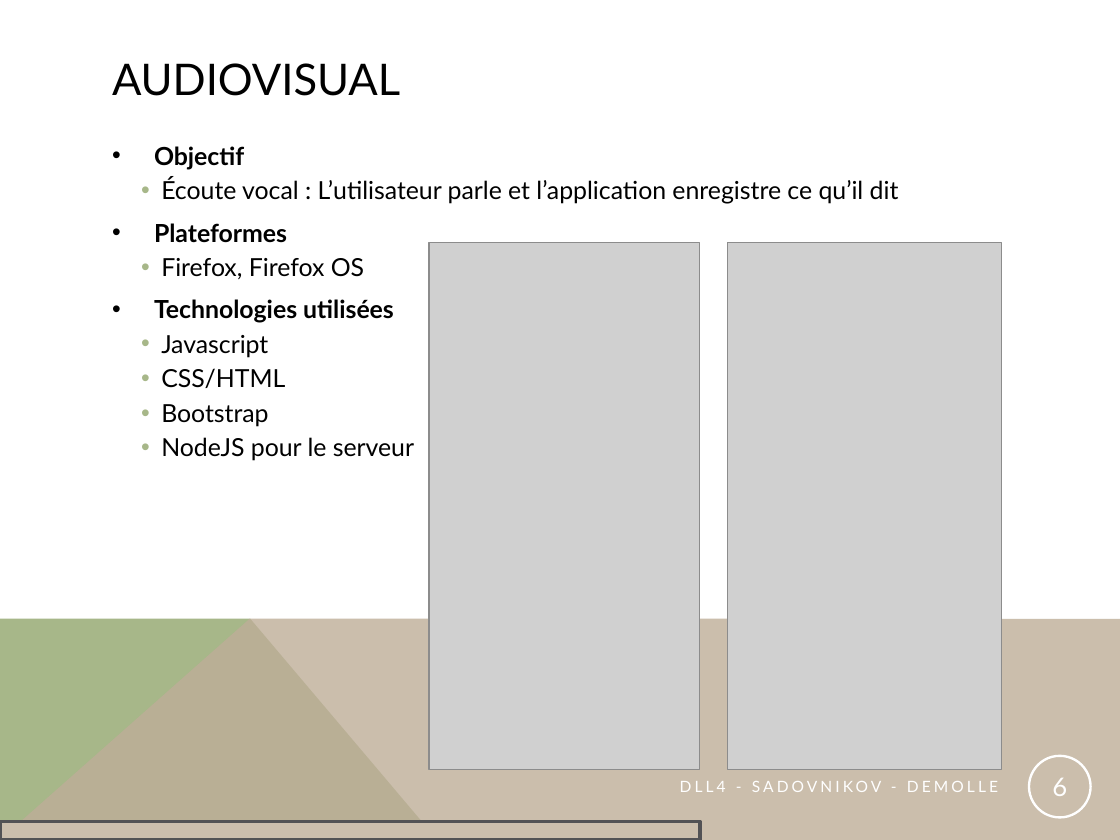
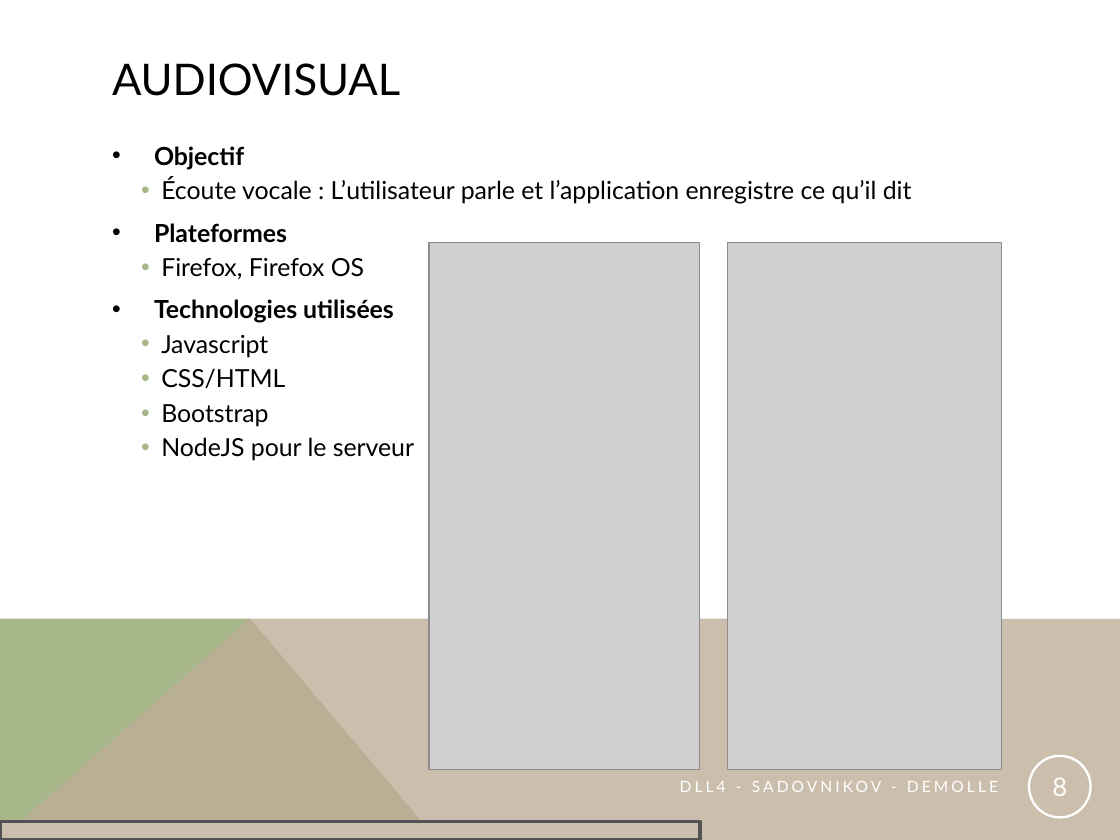
Before and after one commit to mikaSez/DLL4-VoiceInputFOS, a slide deck: slide 8 of DLL4_M2A_SADOVNIKOV_DEMOLLE.pptm (slide 6 before the commit). Drawn at 1120x840 pixels with LibreOffice and Linux fonts; fonts in the diff are those of the drawing; grey boxes stand for pictures. Boxes give left, top, right and bottom in pixels: in the first picture for what was removed or moved away, otherwise in the second. Text is boxed around its words. In the diff, an @@ line names an element or a change of style, - is before the commit and + after.

```diff
--- a/DLL4_M2A_SADOVNIKOV_DEMOLLE.pptm
+++ b/DLL4_M2A_SADOVNIKOV_DEMOLLE.pptm
@@ text at box(161, 178, 912, 204): text changed @@
-    • Écoute vocal : L’utilisateur parle et l’application enregistre ce qu’il dit
+    • Écoute vocale : L’utilisateur parle et l’application enregistre ce qu’il dit
@@ page number at box(1052, 777, 1067, 796): text changed @@
-6
+8
```
Also in this commit, not shown: 4 other slides changed, 2 slides added.
